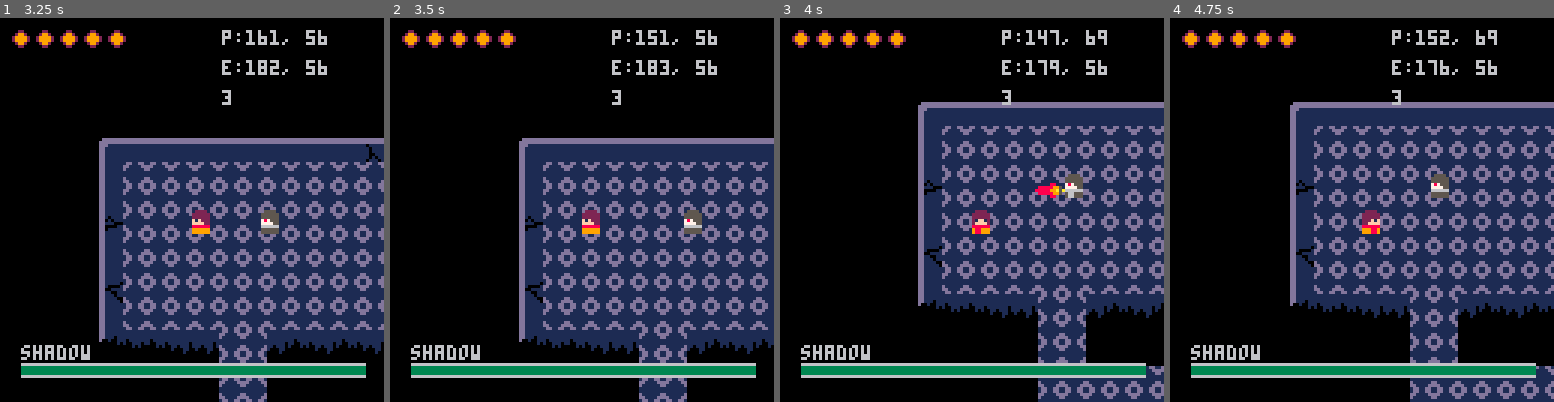
Above: before the commit, frames 1-4 (left to right).
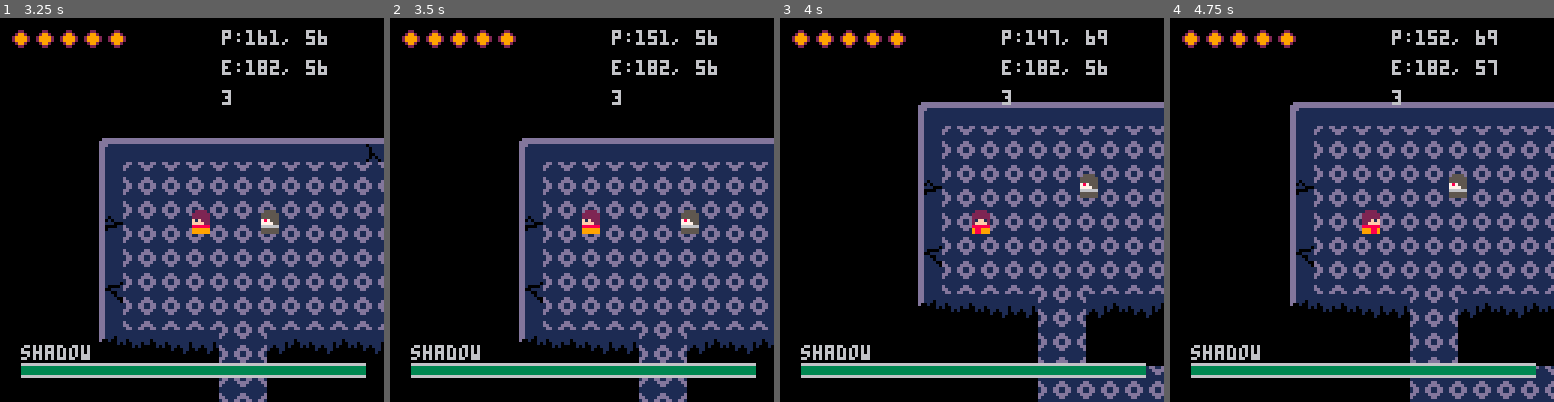
Above: after the commit, the same moments.

Repository: bombadil444/pico-realms
Game: PICO-8 cartridge realms.p8
Same seed, same stepped clock (60 frames per second), same inputs: the game is played once before the commit and once after it.
Inputs:
- Up to frame 1 (3.25 s): tap X (X key) at 0.33, 1.07, 1.85, 2.97 s; tap O (Z key) at 0.7, 1.7, 2.1, 2.5, 2.9 s; hold Right 1.6-2.1 s; hold Up 2.15-2.42 s; hold Right 2.47-3.03 s; hold Left from 3.08 s (still down)
- Up to frame 2 (3.5 s): keep holding Left; tap O (Z key) at 3.3 s
- Up to frame 3 (4 s): release Left at 3.58 s; hold Down 3.63-3.97 s; tap O (Z key) at 3.7 s
- Up to frame 4 (4.75 s): hold Right 4.02-4.68 s; tap X (X key) at 4.08 s; tap O (Z key) at 4.1, 4.5 s; hold Up from 4.73 s (still down)

Frame 1 is identical in both runs. In frame 2, 0.1% of the frame differs, in the area x 70-82%, y 12-57%; in frame 3, 0.7%, in the area x 66-83%, y 11-47%; in frame 4, 0.7%.

Commit message:
add player attack dash

Diff:
--- a/realms.p8
+++ b/realms.p8
@@ -111,7 +111,7 @@
         .next({66,83}, {dur=0, ymod=3})
         .next({66,84})
         .next({66,85})
-        .next({66}, {dur=1, ymod=0, height=1}).set,
+        .next({66}, {dur=0.2, ymod=0, height=1}).set,
         {is_attack = true}
     )
 
@@ -120,7 +120,7 @@
         .next({102,68}, {dur=0.1, ymod=-4, height=2})
         .next({102,68}, {dur=0, ymod=-3})
         .next({86,68})
-        .next({68}, {dur=1, ymod=0, height=1}).set,
+        .next({68}, {dur=0.2, ymod=0, height=1}).set,
         {is_attack = true}
     )
 
@@ -129,7 +129,7 @@
         .next({98,99}, {dur=0.1, xmod=4, width=2})
         .next({100,103}, {dur=0, xmod=3})
         .next({100,101})
-        .next({67}, {dur=1, xmod=0, width=1}).set,
+        .next({67}, {dur=0.2, xmod=0, width=1}).set,
         {is_attack = true}
     )
 
@@ -138,7 +138,7 @@
         .next({99,98}, {dur=0.1, xmod=-4, width=2, x_origin=2, flip_x=true})
         .next({103,100}, {dur=0, xmod=-3})
         .next({101,100})
-        .next({70}, {dur=1, xmod=0, width=1, x_origin=1, flip_x=false}).set,
+        .next({70}, {dur=0.2, xmod=0, width=1, x_origin=1, flip_x=false}).set,
         {is_attack = true, flip_x=true}
     )
 
@@ -154,7 +154,7 @@
         .next({99, 98}, {dur=0, width=2, x_origin=2, flip_x=true})
         .next({33, 100})
         .next({34, 100})
-        .next({70}, {dur=1, width=1, x_origin=1, flip_x=false}).set,
+        .next({70}, {dur=0.2, width=1, x_origin=1, flip_x=false}).set,
         {is_attack = true}
     )
 
@@ -346,6 +346,7 @@
 
     p.attack_held = false
     p.charge_start_time = 0
+    p.charge_modifier = 7
 
     local charge_threshold = 0.5
     local invin_duration = 3
@@ -377,7 +378,7 @@
     end
 
     function p.adjust_speed()
-        if p.attack_held and p.speed > 0.3 then
+        if p.attack_held and p.speed > 0.8 then
             p.speed = p.speed - 0.1
         elseif not p.attack_held then
             p.speed = p.__speed
@@ -432,8 +433,16 @@
         local orig_x = p.x
         local orig_y = p.y
 
-        local new_x = p.x + p.dx * p.speed
-        local new_y = p.y + p.dy * p.speed
+        local modifier
+        if p.attacking and p.attack_power ~= p.__attack_power then
+            p.set_direction(p.facing)
+            modifier = p.attack_power / p.charge_modifier
+        else
+            modifier = p.speed
+        end
+
+        local new_x = p.x + p.dx * modifier
+        local new_y = p.y + p.dy * modifier
 
         local solid_tile = tile_type_area(new_x, new_y, p.width, p.height, 0)
 
@@ -524,6 +533,10 @@
     local shad = init_enemy(x, y, width, height, speed, 'shadow')
 
     function shad.attack()
+        if not shad.can_attack then
+            return
+        end
+
         local p = player
         local coeff = p.height / 2
         local x_diff_abs = point_diff(p.x, shad.x, coeff, true)
@@ -574,6 +587,10 @@
     e.anim_lock = false
     e.hurt_on_touch = false
     e.attacking = false
+    e.can_attack = true
+    e.can_move = true
+    e.start_rest_time = 0
+    e.rest_duration = 0
 
     function e.update()
         if not e.dead then
@@ -584,7 +601,18 @@
             e.check_collisions()
             e.anim.update()
 
+            if time() - e.start_rest_time > e.rest_duration then
+                e.can_move = true
+                e.can_attack = true
+                e.rest_duration = 0
+            end
+
             if e.anim.done then
+                if e.anim.is_attack then
+                    if e.type == 'shadow' then
+                        e.rest(1)
+                    end
+                end
                 e.anim_lock = false
                 e:set_anim(anims[e.type..'_'..e.facing])
             end
@@ -597,6 +625,13 @@
         end
     end
 
+    function e.rest(duration)
+        e.start_rest_time = time()
+        e.rest_duration = duration
+        e.can_move = false
+        e.can_attack = false
+    end
+
     function e.check_collisions()
         local damage = e:collisions(player)
 
@@ -607,6 +642,10 @@
     end
 
     function e.move()
+        if not e.can_move then
+            return
+        end
+
         local px = round(player.x, 0)
         local py = round(player.y, 0)
 
@@ -829,10 +868,12 @@
 function handle_inputs()
     local p = player
     --set direction player wants to move in
-    if btn(0)        then p.set_direction('left')
-       elseif btn(1) then p.set_direction('right')
-       elseif btn(2) then p.set_direction('up')
-       elseif btn(3) then p.set_direction('down')
+    if not p.attacking or p.attack_power == p.__attack_power then
+        if btn(0)        then p.set_direction('left')
+           elseif btn(1) then p.set_direction('right')
+           elseif btn(2) then p.set_direction('up')
+           elseif btn(3) then p.set_direction('down')
+        end
     end
 
     if not freeze then
